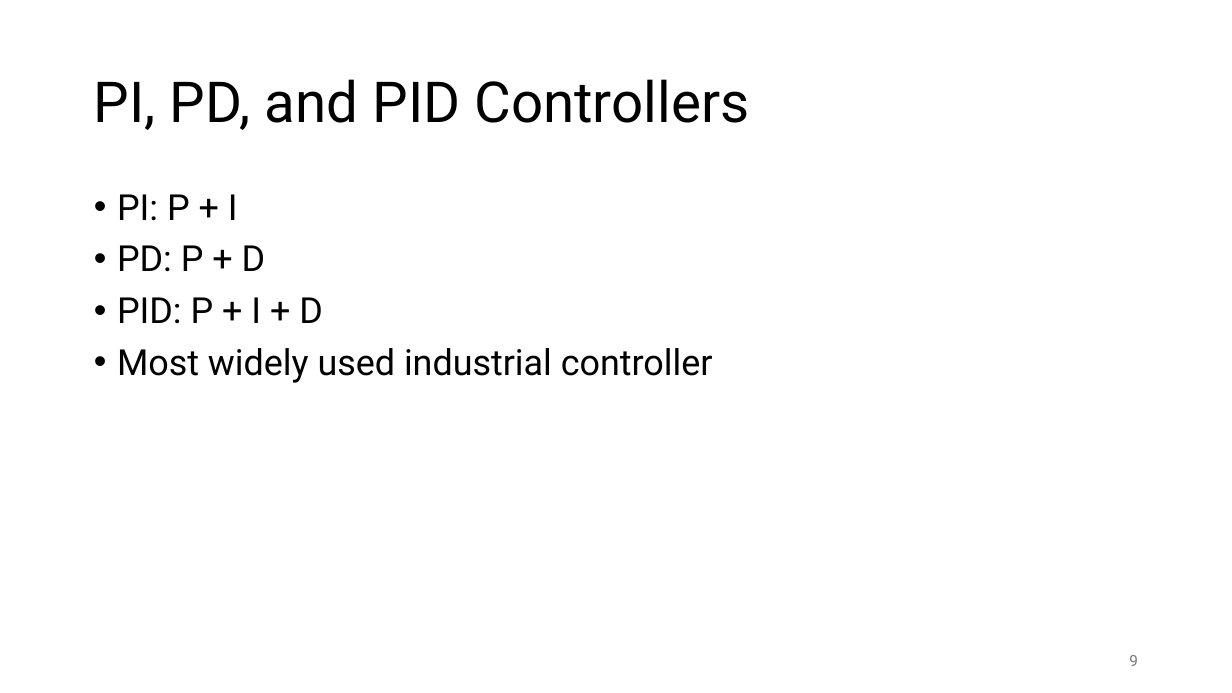
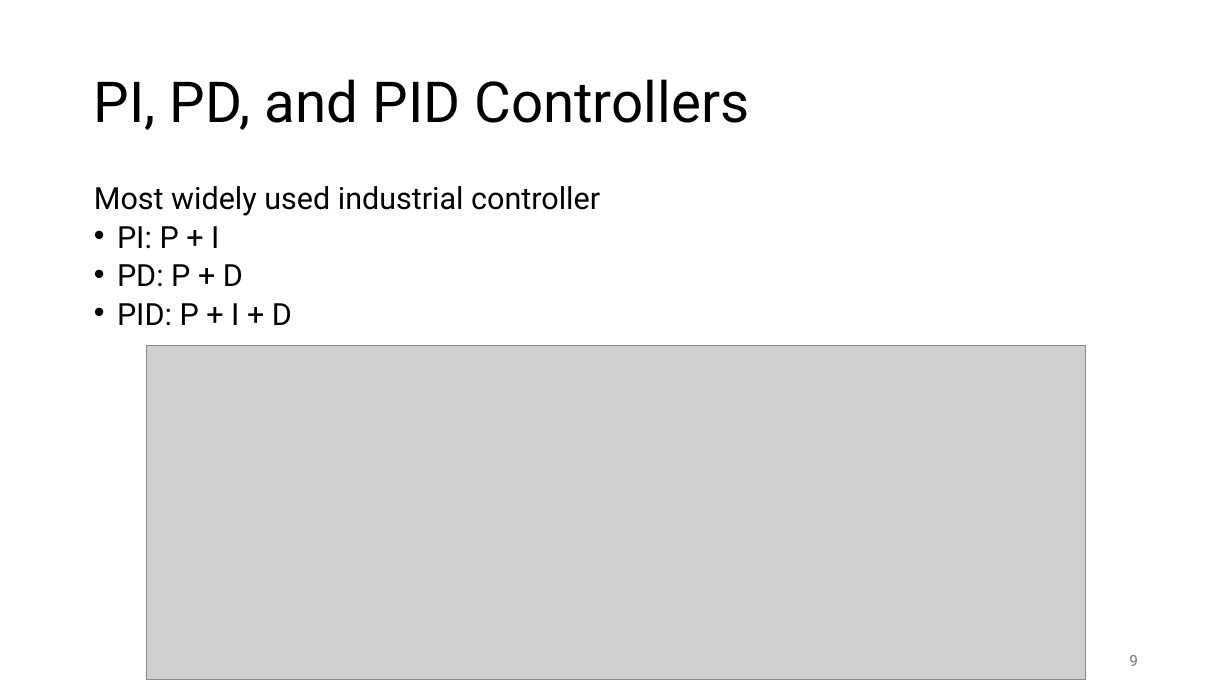
Before and after one commit to FelixWick/control_engineering, a slide deck: slide 9 of slides/2_continuous_controllers.pptx. Drawn at 1232x693 pixels with LibreOffice and Linux fonts; fonts in the diff are those of the drawing; grey boxes stand for pictures. Boxes give left, top, right and bottom in pixels: in the first picture for what was removed or moved away, otherwise in the second. Text is boxed around its words. In the diff, an @@ line names an element or a change of style, - is before the commit and + after.

```diff
--- a/slides/2_continuous_controllers.pptx
+++ b/slides/2_continuous_controllers.pptx
@@ text at <box>94,186,600,216</box>: paragraph added @@
+Most widely used industrial controller
@@ text at <box>117,226,292,325</box>: size 28 to 23.8 pt in "PI: P + I", "PD: P + D", "PID: P + I + D"; line spacing 0.9 to 0.7 @@
@@ text at <box>117,348,713,383</box>: paragraph removed @@
-• Most widely used industrial controller
@@ picture added at <box>146,345,1086,679</box> @@
```
Also in this commit, not shown: 1 other file.
